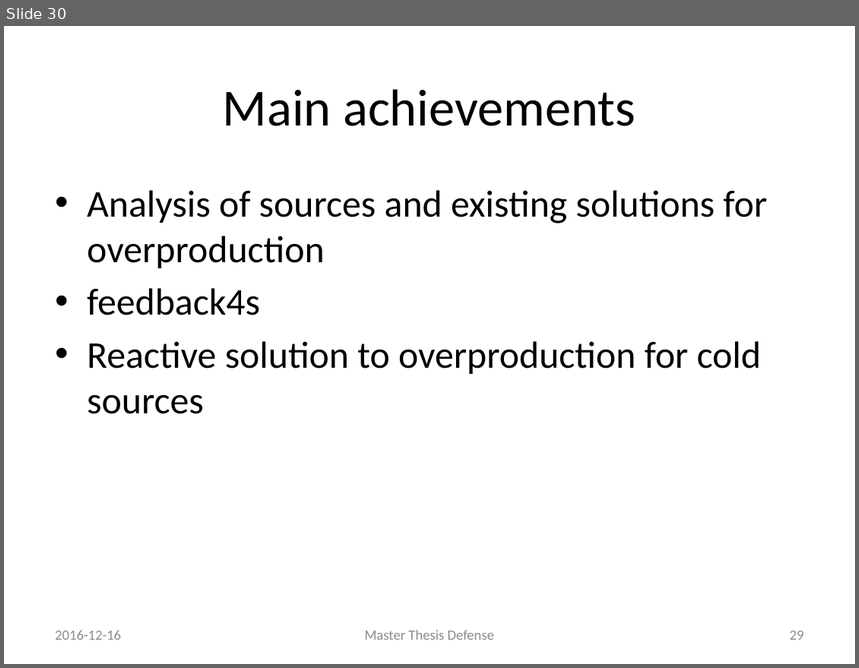
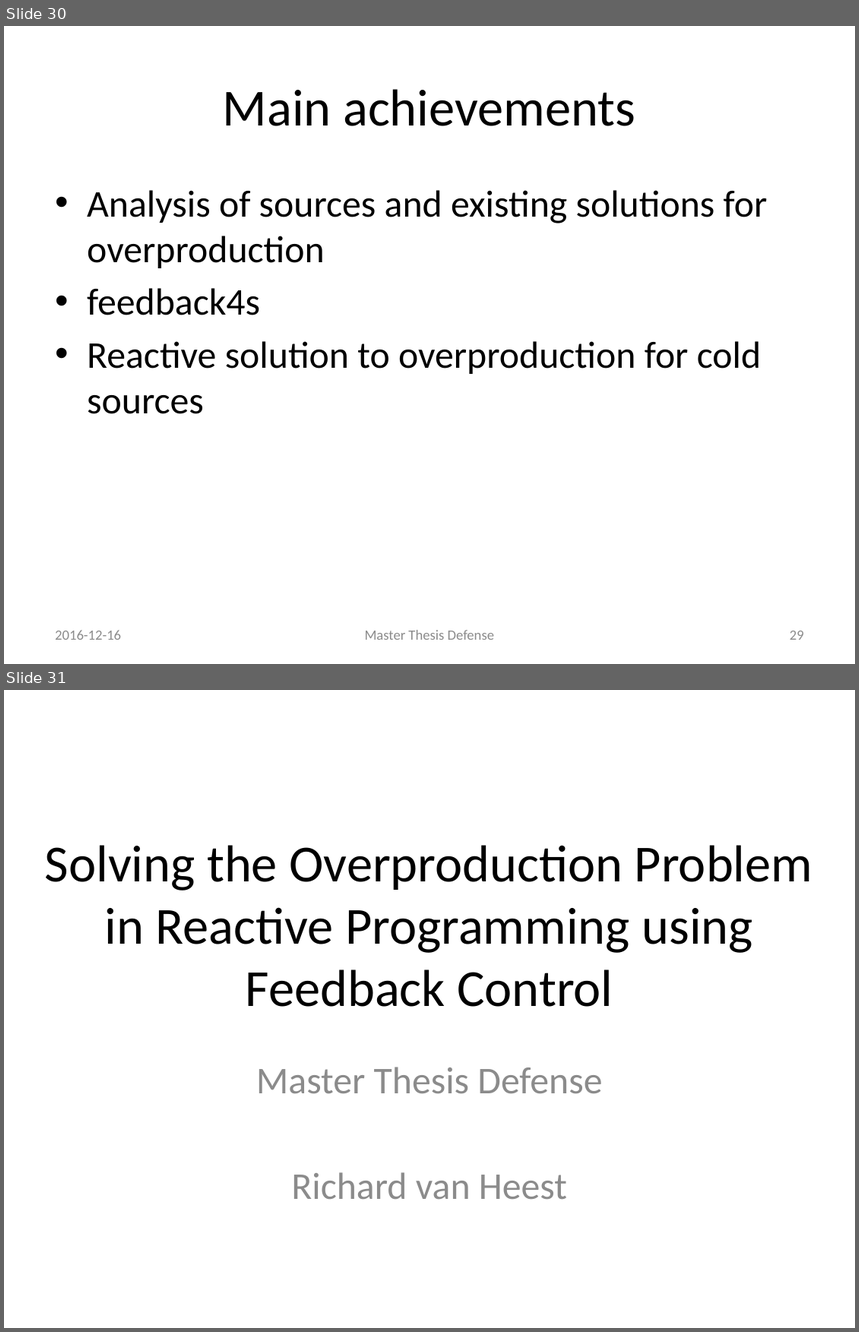
Before and after one commit to rvanheest/Thesis-Feedback-Control-Report-and-Presentation, a slide deck: presentation/Presentation.pptx. Shown one above the other, each under a label of ours: slide 30 before the commit, slides 30 and 31 after it. The pictures are 859x668 and 859x1332 pixels, drawn with LibreOffice and Linux fonts; fonts in the diff are those of the drawing. Boxes give left, top, right and bottom in pixels: in the first picture for what was removed or moved away, otherwise in the second. Text is boxed around its words. In the diff, an @@ line names an element or a change of style, - is before the commit and + after.

```diff
--- a/presentation/Presentation.pptx
+++ b/presentation/Presentation.pptx
@@ slide 31 added at (4, 690, 855, 1328), background #FFFFFF @@
@@ title added at (45, 845, 813, 1007), 44 pt, text #000000 @@
+Solving the Overproduction Problem in Reactive Programming using Feedback Control
@@ subtitle added at (256, 1067, 602, 1199), 32 pt, text #8C8C8C @@
+Master Thesis Defense
+Richard van Heest
```
Also in this commit, not shown: 1 slide changed, 2 other files.
